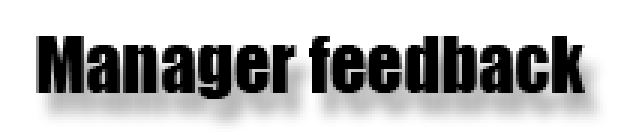
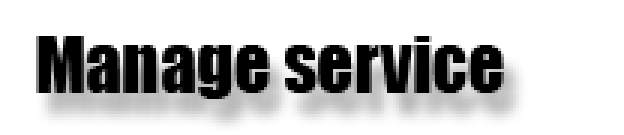
Two versions of the same layered image (624x135). Layer-by-layer changes:
renamed "Manager feedback" to "Manage service", painted on it over left=270, top=36, right=585, bottom=99
